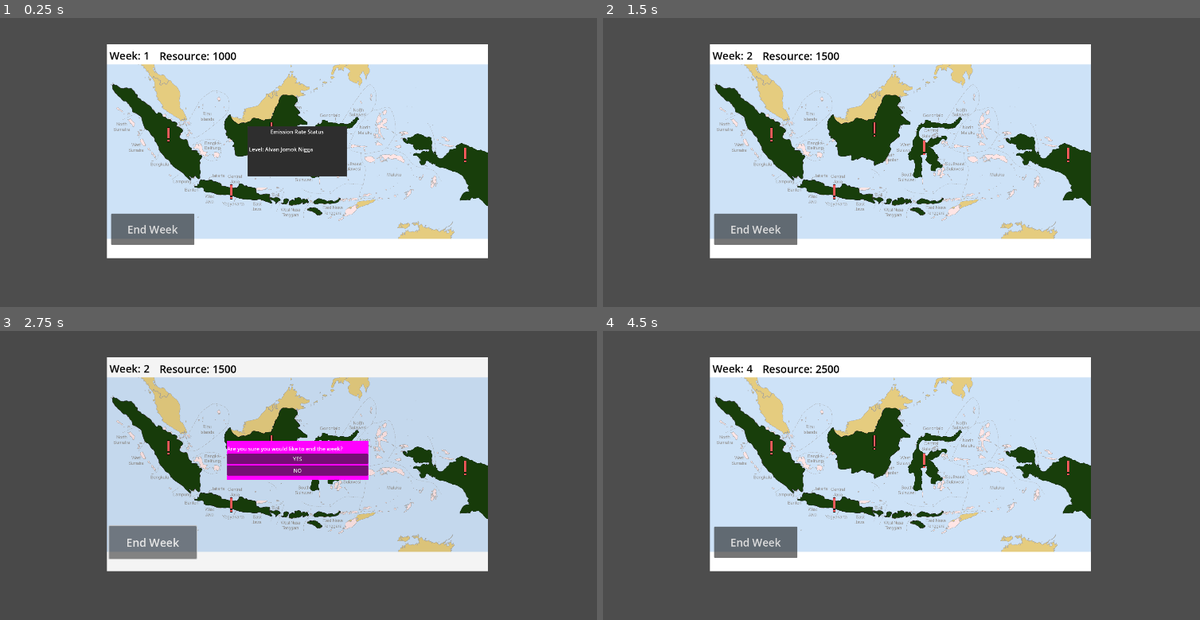
Above: before the commit, frames 1-4 (two rows, left to right).
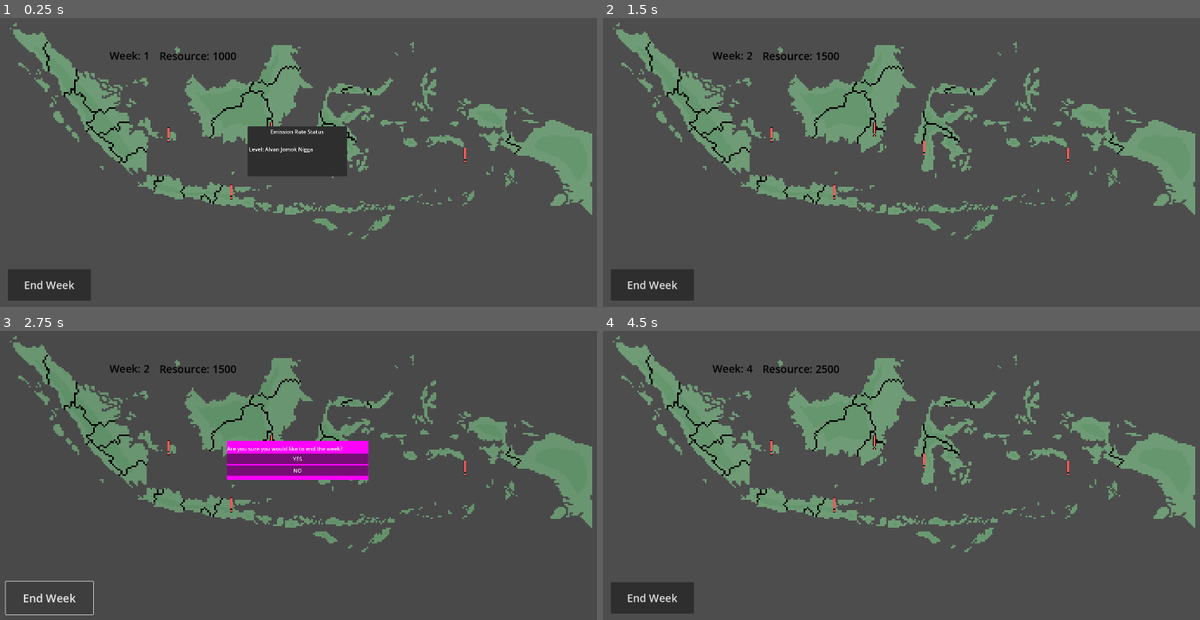
Above: after the commit, the same moments.

Repository: SSSalvan/O.M.G.A.M.M.A
Game: Godot game, scene res://scenes/main_gameplay.tscn
Same seed, same stepped clock (60 frames per second), same inputs: the game is played once before the commit and once after it. This scene is started directly instead of the project's main scene.
Inputs:
- Up to frame 1 (0.25 s): no input
- Up to frame 2 (1.5 s): click "End Week" at 0.5 s; click "YES" at 1.25 s
- Up to frame 3 (2.75 s): click "End Week" at 2 s
- Up to frame 4 (4.5 s): click "YES" at 2.75 s; click "End Week" at 3.5 s; click "YES" at 4.25 s

The runs differ from the first frame. In frame 1, 51% of the frame differs, in the area x 1-100%, y 1-98%; in frame 2, 53%; in frame 3, 49%; in frame 4, 53%.

Commit message:
map change
alcan jomok alcan jomok alcan jomok alcan jomok alcan jomok alcan jomok alcan jomok alcan jomok alcan jomok alcan jomok alcan jomok alcan jomok alcan jomok alcan jomok alcan jomok alcan jomok alcan jomok alcan jomok alcan jomok alcan jomok alcan jomok alcan jomok alcan jomok alcan jomok alcan jomok alcan jomok alcan jomok alcan jomok alcan jomok alcan jomok alcan jomok alcan jomok alcan jomok alcan jomok alcan jomok alcan jomok alcan jomok alcan jomok

Diff:
--- a/calamity-control/scenes/main_gameplay.tscn
+++ b/calamity-control/scenes/main_gameplay.tscn
@@ -1,6 +1,6 @@
 [gd_scene load_steps=8 format=3 uid="uid://ckdb64dsm6e8e"]
 
-[ext_resource type="Texture2D" uid="uid://b6kte0p5qx4oy" path="res://assets/sprites/Indomap.png" id="1_o62m6"]
+[ext_resource type="Texture2D" uid="uid://qcsfxf23f088" path="res://assets/map/indoMap.png" id="1_rl3v5"]
 [ext_resource type="Script" path="res://scripts/game_manager.gd" id="2_qg8ic"]
 [ext_resource type="Texture2D" uid="uid://cnh1fpbju5oaf" path="res://assets/sprites/c28d9b63d3255b4355e0f4b18e3e80e5_t-Photoroom.png" id="3_xa1hq"]
 [ext_resource type="Script" path="res://scripts/province.gd" id="4_r8kal"]
@@ -21,13 +21,15 @@
 metadata/_edit_use_anchors_ = true
 
 [node name="MapBackground" type="TextureRect" parent="Images"]
+texture_filter = 1
 layout_mode = 0
-offset_left = -575.0
-offset_top = -324.0
-offset_right = 576.0
-offset_bottom = 323.0
-texture = ExtResource("1_o62m6")
+offset_left = -957.0
+offset_top = -415.0
+offset_right = 979.0
+offset_bottom = 605.0
+texture = ExtResource("1_rl3v5")
 expand_mode = 2
+stretch_mode = 4
 
 [node name="GameManager" type="Node" parent="."]
 script = ExtResource("2_qg8ic")
@@ -99,10 +101,10 @@
 
 [node name="End Week" type="Button" parent="GameManager/User Interface"]
 layout_mode = 0
-offset_left = 11.0
-offset_top = 9.0
-offset_right = 262.0
-offset_bottom = 104.0
+offset_left = -301.0
+offset_top = 177.0
+offset_right = -50.0
+offset_bottom = 272.0
 theme_override_font_sizes/font_size = 32
 text = "End Week"
 
Binary file added: calamity-control/assets/map/indoMap.png
Not shown, added: calamity-control/assets/map/indoMap.png.import
Not shown, added: calamity-control/assets/ui/InGameUI/InGameBottomHUD.png.import
Not shown, added: calamity-control/assets/ui/InGameUI/InGameTopHub.png.import
Not shown, added: calamity-control/assets/ui/InGameUI/tabDefault.png.import
Not shown, added: calamity-control/assets/ui/InGameUI/tabSelected.png.import
